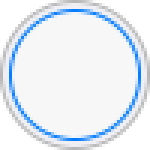
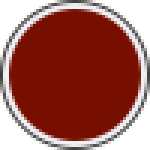
Before/after of a 150x150 layered artwork. What changed in the layer stack:
painted on "Background" over 9, 9, 141, 141
painted on "Border" over 0, 0, 150, 150
